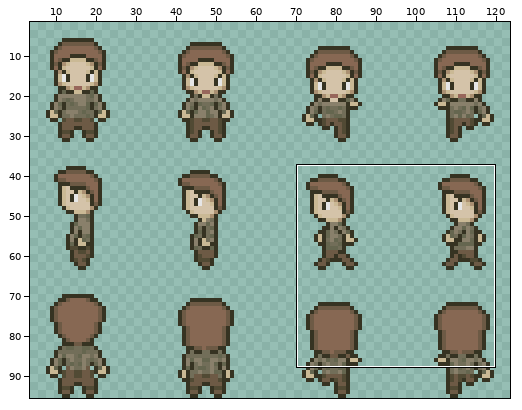
Pixel-art file, stored at assets/01_characters/03_pnjs/danielRochat.aseprite. Above: a wide view before the commit, with the close-up outlined.
Close-up. First the earlier version:
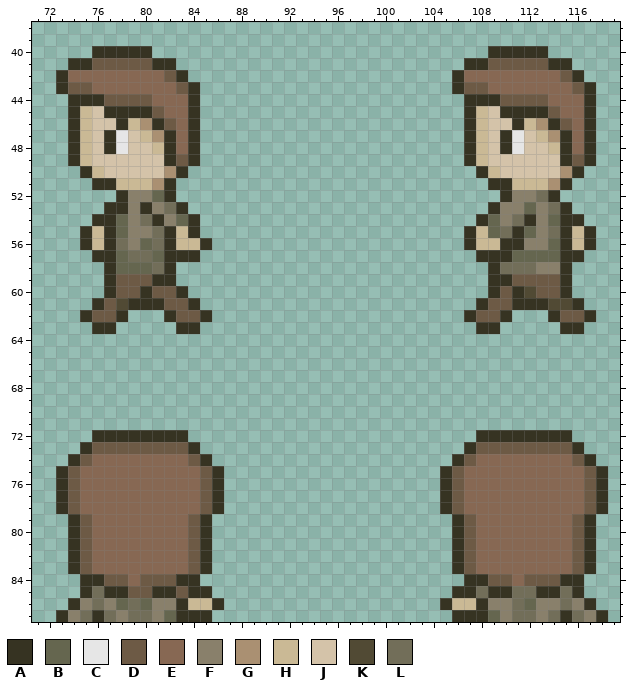
128x96 pixels, 1 frame. Shown: x 71..119, y 38..87. The wide view leaves out empty margins. The commit also changed other parts of the picture, which this record leaves out.
Palette (. is transparent): A #363322  B #65664f  C #e6e6e6  D #6d5a45  E #876853  F #89806b  G #aa9072  H #cab995  J #d4c3a9  K #514a34  L #726e59
After the commit:
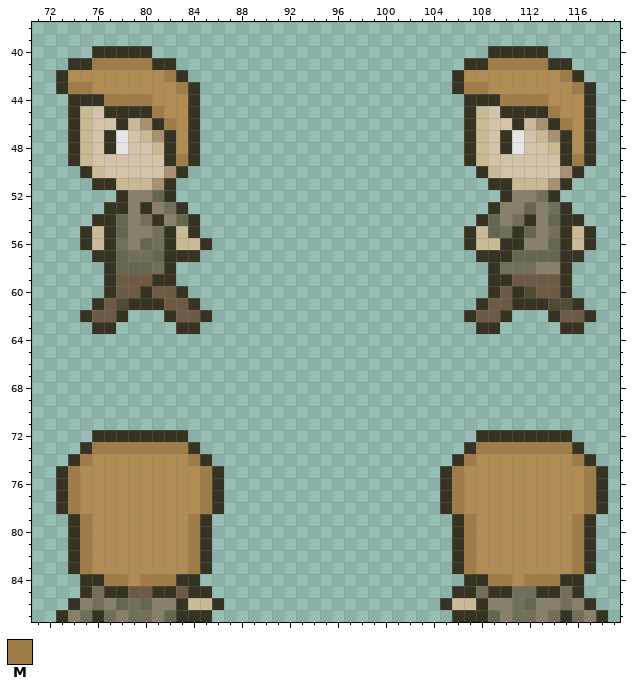
Colours new in this view: M #9f7c47
What changed:
colour E: #876853 -> #b28c52
y 41: x 76..80 DDDDD -> MMMMM; x 109..113 DDDDD -> MMMMM
y 42: x 82 D -> M; x 115 D -> M
y 43: x 74..75 DD -> MM; x 83 D -> M; x 107..108 DD -> MM; x 116 D -> M
y 44: x 77..80 DDDD -> MMMM; x 110..113 DDDD -> MMMM
y 45: x 81 D -> M; x 114 D -> M
y 46: x 82 D -> M; x 115 D -> M
y 49: x 83 D -> M; x 116 D -> M
y 73: x 76..83 DDDDDDDD -> MMMMMMMM; x 108..115 DDDDDDDD -> MMMMMMMM
y 74: x 75 D -> M; x 84 D -> M; x 107 D -> M; x 116 D -> M
y 75..78: x 74 D -> M; x 85 D -> M; x 106 D -> M; x 117 D -> M
y 79..83: x 75 D -> M; x 84 D -> M; x 107 D -> M; x 116 D -> M
y 84: x 77..78 DD -> MM; x 80..82 DDD -> MMM; x 109..110 DD -> MM; x 112..114 DDD -> MMM
